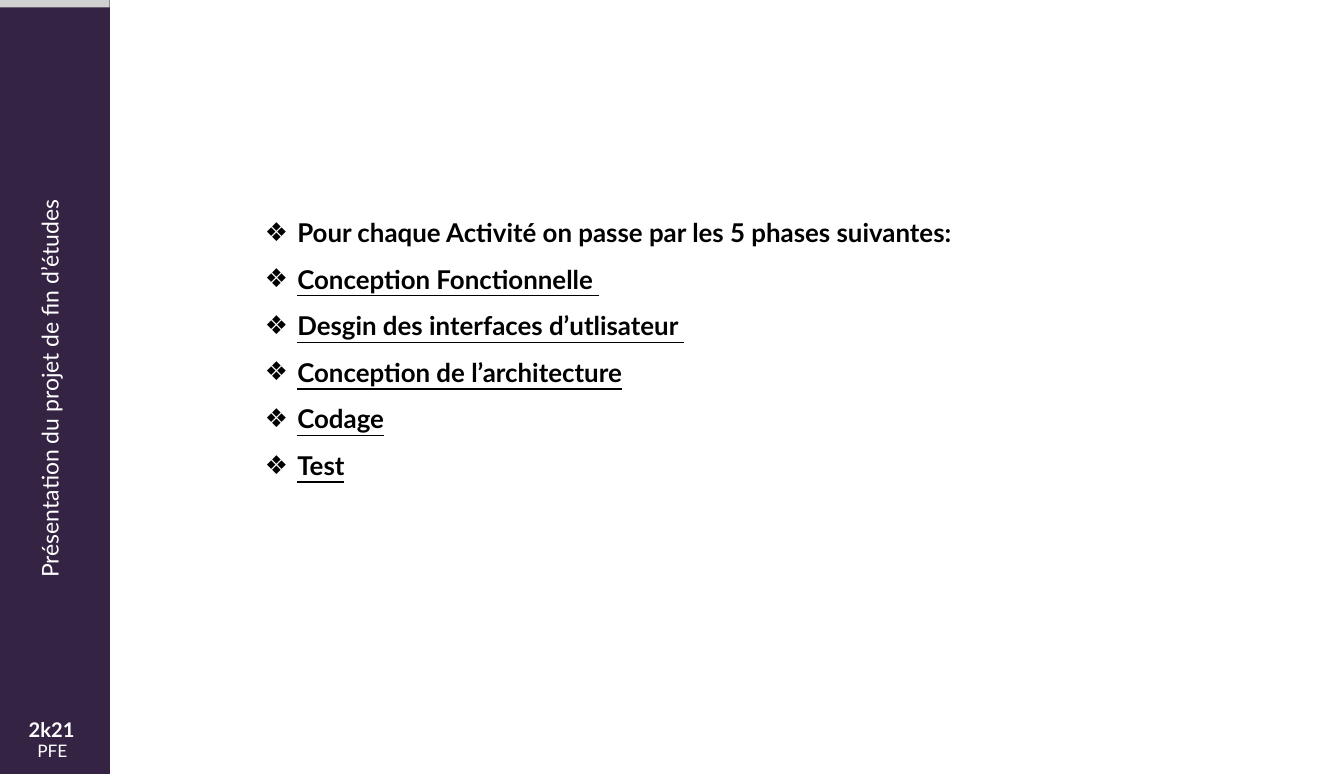
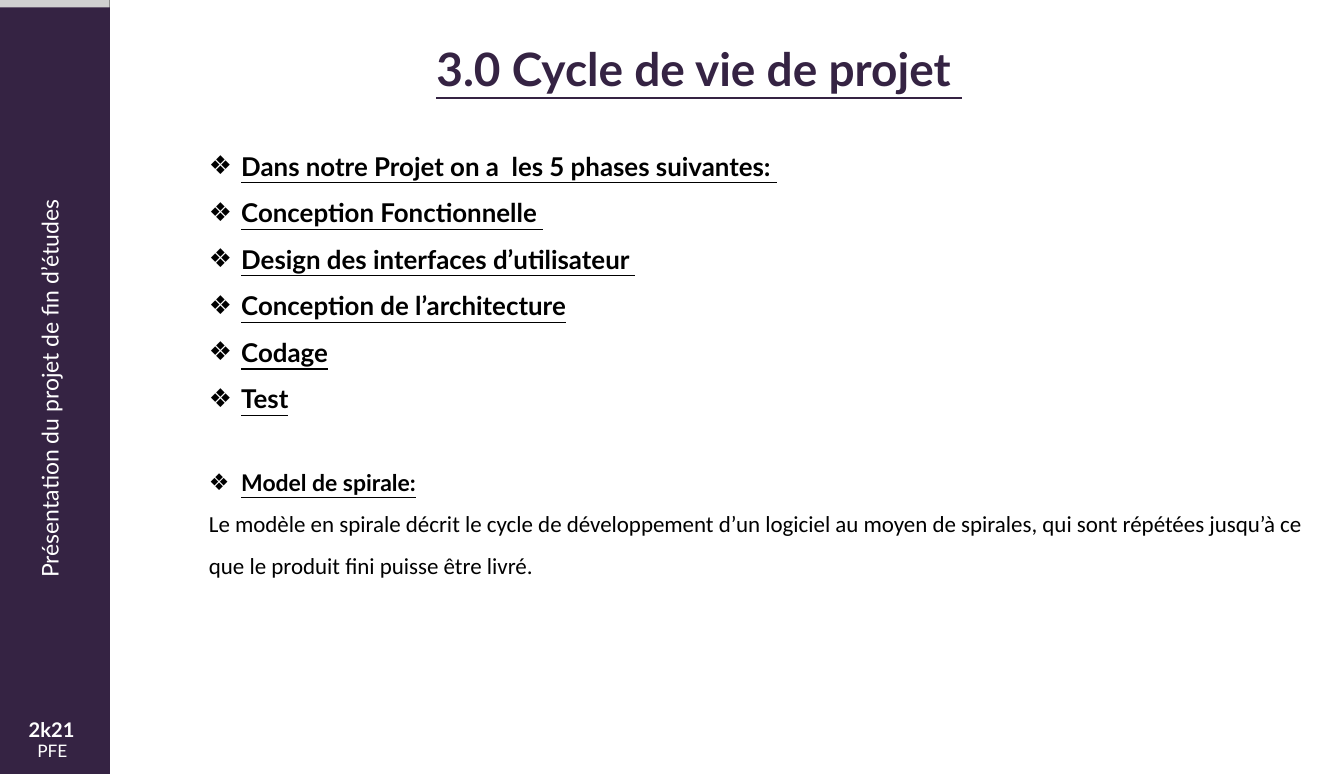
Before and after one commit to mjayari/PFE_Project, a slide deck: slide 8 of Présentation-PFE.pptx (slide 10 before the commit). Drawn at 1344x774 pixels with LibreOffice and Linux fonts; fonts in the diff are those of the drawing; grey boxes stand for pictures; background and template pictures are left out. Boxes give left, top, right and bottom in pixels: in the first picture for what was removed or moved away, otherwise in the second. Text is boxed around its words. In the diff, an @@ line names an element or a change of style, - is before the commit and + after.

```diff
--- a/Présentation-PFE.pptx
+++ b/Présentation-PFE.pptx
@@ text added at (436, 52, 951, 95), 32 pt, text #352343, bold, underline @@
+3.0 Cycle de vie de projet
@@ text "Dans notre Projet on a ...": place and size @@
-text "Dans notre Projet on a ..." at (297, 222, 952, 476)
+text "Dans notre Projet on a ..." at (241, 156, 771, 409)
@@ text at (241, 156, 771, 180): text changed @@
-❖ Pour chaque Activité on passe par les 5 phases suivantes:
+❖ Dans notre Projet on a les 5 phases suivantes:
@@ text at (241, 249, 629, 274): text changed @@
-❖ Desgin des interfaces d’utlisateur
+❖ Design des interfaces d’utilisateur
@@ text added at (209, 474, 1301, 578), 16 pt, text #000000 @@
+❖ Model de spirale:
+Le modèle en spirale décrit le cycle de développement d’un logiciel au moyen de spirales, qui sont répétées jusqu’à ce que le produit fini puisse être livré.
```
Also in this commit, not shown: 22 other slides changed, 14 slides added, 2 slides removed, 3 other files.
